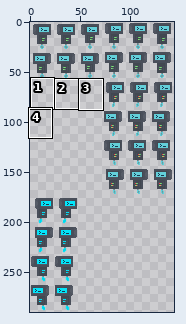
Sprite sheet -- Assets/player.png. Above: a wide view before the commit, with the close-up outlined.
Close-up. Earlier state:
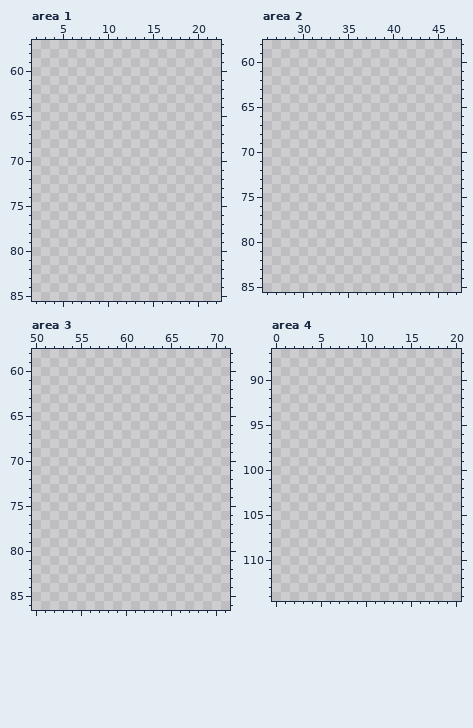
The file is 132x270 pixels. Pixels under 10% opacity are left out. Colours within 5 levels of each other are drawn and written as one. Shown: area 1: x 2..22, y 57..85; area 2: x 26..47, y 58..85; area 3: x 50..71, y 58..86; area 4: x 0..20, y 87..114. The old version is drawn lined up with the new one. The commit also changed other parts of the picture, which this record leaves out.
And afterwards:
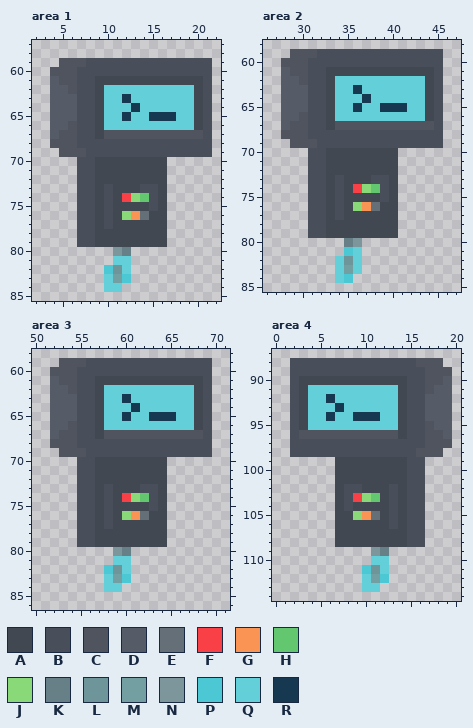
Palette (. is transparent): A #424851  B #494f5a  C #4f545f  D #565c67  E #646f77  F #f94046  G #fa9454  H #62c76e  J #89d979  K #678087  L #6e9599  M #739ea2  N #7d969c  P #4bc8d3  Q #63cfd9  R #163951
Edits made:
canvas 132x270 -> 144x290; drawings rearranged on the sheet (the old picture shows each at its new place; 3 dropped ones are not shown)
Area 1:
y 59: x 5..21 ................. -> CCCBBBBBBBBBBBBBB
y 60: x 4..21 .................. -> CCCBBBBBBBBBBBBBBB
y 61: x 4..21 .................. -> DCCBBAAAAAAAAAAAAB
y 62: x 4..21 .................. -> DDCBBAQQQQQQQQQQAB
y 63: x 4..21 .................. -> DDDBBAQQRQQQQQQQAB
y 64: x 4..21 .................. -> DDDBBAQQQRQQQQQQAB
y 65: x 4..21 .................. -> DDDBBAQQRQQRRRQQAB
y 66: x 4..21 .................. -> DDCBBAQQQQQQQQQQAB
y 67: x 4..21 .................. -> DCCBBACCCCCCCCCCCB
y 68: x 4..21 .................. -> CCCBBBBBBBBBBBBBBB
y 69: x 5..21 ................. -> CCCBBBBBBBBBBBBBB
y 70..72: x 7..16 .......... -> BBAAAAAAAA
y 73: x 7..16 .......... -> BBABAAABBA
y 74: x 7..16 .......... -> BBABAFJHBA
y 75: x 7..16 .......... -> BBABAAAABA
y 76: x 7..16 .......... -> BBABAJGEAA
y 77: x 7..16 .......... -> BBABAAAAAA
y 78..79: x 7..16 .......... -> BBAAAAAAAA
y 80: x 11..12 .. -> NK
y 81: x 11..12 .. -> QQ
y 82: x 10..12 ... -> PLQ
y 83: x 10..12 ... -> QMP
y 84: x 10..11 .. -> QQ
Area 2:
y 59: x 29..45 ................. -> CCCBBBBBBBBBBBBBB
y 60: x 28..45 .................. -> CCCBBBBBBBBBBBBBBB
y 61: x 28..45 .................. -> DCCBBAAAAAAAAAAAAB
y 62: x 28..45 .................. -> DDCBBAQQQQQQQQQQAB
y 63: x 28..45 .................. -> DDDBBAQQRQQQQQQQAB
y 64: x 28..45 .................. -> DDDBBAQQQRQQQQQQAB
y 65: x 28..45 .................. -> DDDBBAQQRQQRRRQQAB
y 66: x 28..45 .................. -> DDCBBAQQQQQQQQQQAB
y 67: x 28..45 .................. -> DCCBBACCCCCCCCCCCB
y 68: x 28..45 .................. -> CCCBBBBBBBBBBBBBBB
y 69: x 29..45 ................. -> CCCBBBBBBBBBBBBBB
y 70..72: x 31..40 .......... -> BBAAAAAAAA
y 73: x 31..40 .......... -> BBABAAABBA
y 74: x 31..40 .......... -> BBABAFJHBA
y 75: x 31..40 .......... -> BBABAAAABA
y 76: x 31..40 .......... -> BBABAJGEAA
y 77: x 31..40 .......... -> BBABAAAAAA
y 78..79: x 31..40 .......... -> BBAAAAAAAA
y 80: x 35..36 .. -> KN
y 81: x 35..36 .. -> PQ
y 82: x 34..36 ... -> QLQ
y 83: x 34..36 ... -> QMQ
y 84: x 34..35 .. -> QP
Area 3:
y 59: x 53..69 ................. -> CCCBBBBBBBBBBBBBB
y 60: x 52..69 .................. -> CCCBBBBBBBBBBBBBBB
y 61: x 52..69 .................. -> DCCBBAAAAAAAAAAAAB
y 62: x 52..69 .................. -> DDCBBAQQQQQQQQQQAB
y 63: x 52..69 .................. -> DDDBBAQQRQQQQQQQAB
y 64: x 52..69 .................. -> DDDBBAQQQRQQQQQQAB
y 65: x 52..69 .................. -> DDDBBAQQRQQRRRQQAB
y 66: x 52..69 .................. -> DDCBBAQQQQQQQQQQAB
y 67: x 52..69 .................. -> DCCBBACCCCCCCCCCCB
y 68: x 52..69 .................. -> CCCBBBBBBBBBBBBBBB
y 69: x 53..69 ................. -> CCCBBBBBBBBBBBBBB
y 70..72: x 55..64 .......... -> BBAAAAAAAA
y 73: x 55..64 .......... -> BBABAAABBA
y 74: x 55..64 .......... -> BBABAFJHBA
y 75: x 55..64 .......... -> BBABAAAABA
y 76: x 55..64 .......... -> BBABAJGEAA
y 77: x 55..64 .......... -> BBABAAAAAA
y 78..79: x 55..64 .......... -> BBAAAAAAAA
y 80: x 59..60 .. -> NK
y 81: x 59..60 .. -> QQ
y 82: x 58..60 ... -> PLQ
y 83: x 58..60 ... -> QMP
y 84: x 58..59 .. -> QQ
Area 4:
y 88: x 2..18 ................. -> BBBBBBBBBBBBBBCCC
y 89: x 2..19 .................. -> BBBBBBBBBBBBBBBCCC
y 90: x 2..19 .................. -> BAAAAAAAAAAAABBCCD
y 91: x 2..19 .................. -> BAQQQQQQQQQQABBCDD
y 92: x 2..19 .................. -> BAQQRQQQQQQQABBDDD
y 93: x 2..19 .................. -> BAQQQRQQQQQQABBDDD
y 94: x 2..19 .................. -> BAQQRQQRRRQQABBDDD
y 95: x 2..19 .................. -> BAQQQQQQQQQQABBCDD
y 96: x 2..19 .................. -> BCCCCCCCCCCCABBCCD
y 97: x 2..19 .................. -> BBBBBBBBBBBBBBBCCC
y 98: x 2..18 ................. -> BBBBBBBBBBBBBBCCC
y 99..101: x 7..16 .......... -> AAAAAAAABB
y 102: x 7..16 .......... -> ABBAAABABB
y 103: x 7..16 .......... -> ABFJHABABB
y 104: x 7..16 .......... -> ABAAAABABB
y 105: x 7..16 .......... -> AAJGEABABB
y 106: x 7..16 .......... -> AAAAAABABB
y 107..108: x 7..16 .......... -> AAAAAAAABB
y 109: x 11..12 .. -> NK
y 110: x 11..12 .. -> QQ
y 111: x 10..12 ... -> PLQ
y 112: x 10..12 ... -> QMP
y 113: x 10..11 .. -> QQ
Changed places in both close-ups, as pixel boxes (x1, y1, x2, y2):
added: (50, 58, 212, 292)
added: (281, 49, 443, 283)
added: (50, 358, 212, 592)
added: (290, 358, 452, 592)
